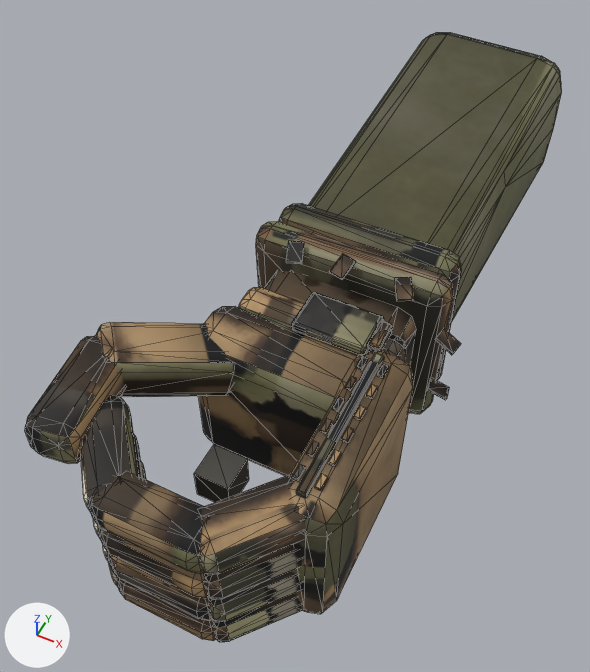
The FBX model art/viewmodel/viewmodel_arm_right/viewmodel_arm_right.fbx as it was, and as the next commit left it.
Before and after are seen from a camera (50 mm lens) standing at (0.00547, -0.01424, 0.01684) and looking at (-0.00076, -0.00179, 0.00127). Arrows for +X, +Y and +Z are at lower left; the lights stay in place. The first picture is the older version. Mesh edges are drawn as thin lines. Where no turn or scale is listed for an object, it has been applied to the vertices.

The first picture shows 'Body', 'Grip'.
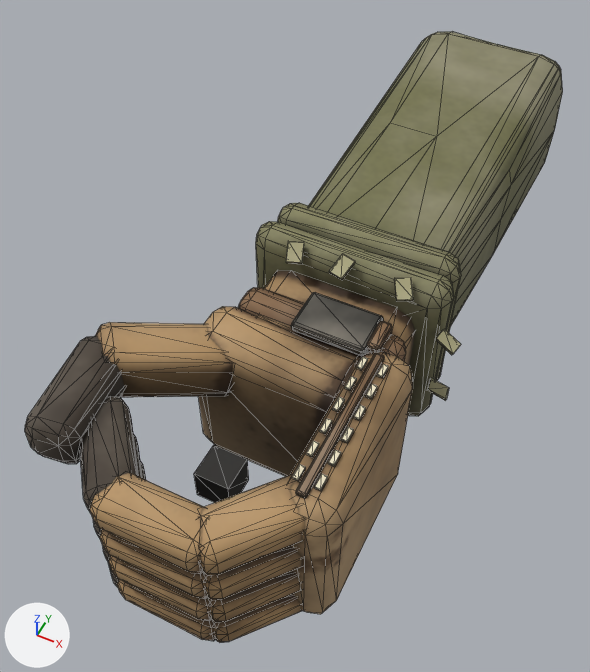
Diff of the bpy script that builds the scene:
```diff
--- a/art/viewmodel/viewmodel_arm_right/viewmodel_arm_right.fbx.py
+++ b/art/viewmodel/viewmodel_arm_right/viewmodel_arm_right.fbx.py
@@ me_body @@
 # used by ob_body; location = (0.00061, 0.00928, 0.0024)
-me_body.from_pydata(...)  # 1356 vertices, 2131 faces; spans x -0.0041..0.0028, y -0.0186..0.0, z -0.0024..0.0024
+me_body.from_pydata(...)  # 1363 vertices, 2150 faces; spans x -0.0041..0.0028, y -0.0186..0.0001, z -0.0024..0.0024
+# me_body part 1: 50 vertices moved from x -0.0024..0.0024, y -0.0132..-0.0001, z -0.0023..0.0021 to x -0.0024..0.0024, y -0.0132..0.0, z -0.0022..0.0021; 97 vertices removed from x -0.0024..0.0023, y -0.0132..0.0, z -0.0023..0.0022; 104 vertices added at x -0.0024..0.0024, y -0.0131..0.0001, z -0.0022..0.0022
+# me_body part 2: 1574 kept faces spanning x -0.0041..0.0028, y -0.0186..0.0, z -0.0024..0.0024 get new texture (UV) coordinates
 me_body.materials.append(mat_viewmodel_arm_right)
```

Pixel boxes (x1, y1, x2, y2) of what changed, in the pictures (590 x 672 px; the box of a moved part takes in the faces that stretch with it):
'Body', reshaped: before (25, 32, 562, 642); after (25, 32, 563, 642)
part 1 of me_body, moved or reshaped: before (256, 32, 562, 414); after (256, 32, 563, 416)
part 2 of me_body, surface changed: (25, 34, 461, 642) in both
